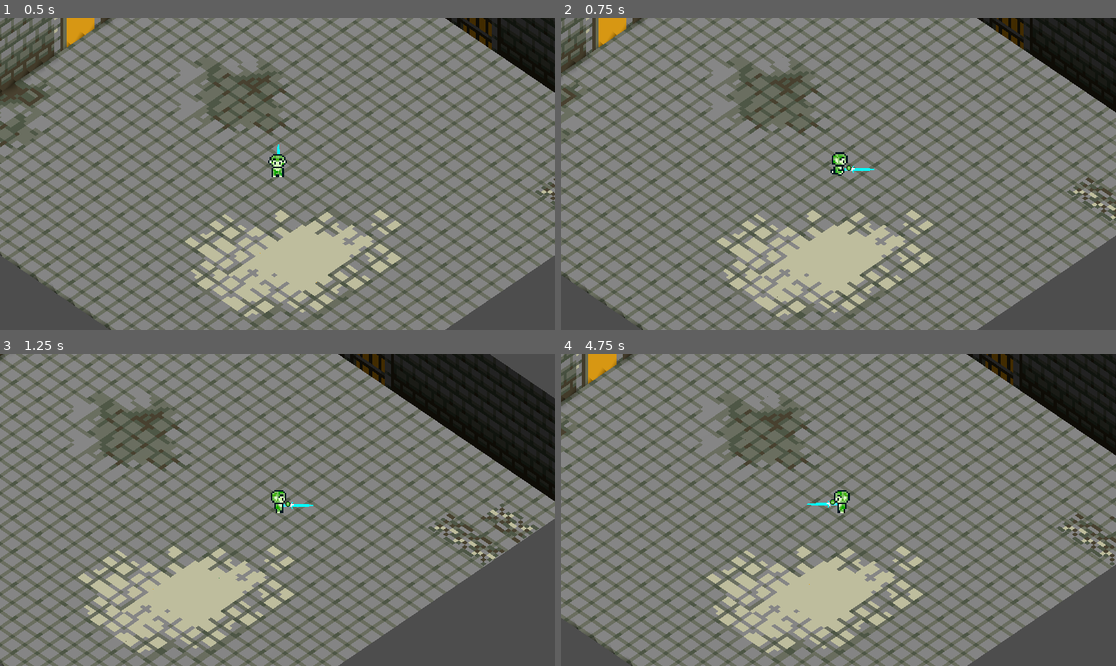
Above: before the commit, frames 1-4 (two rows, left to right).
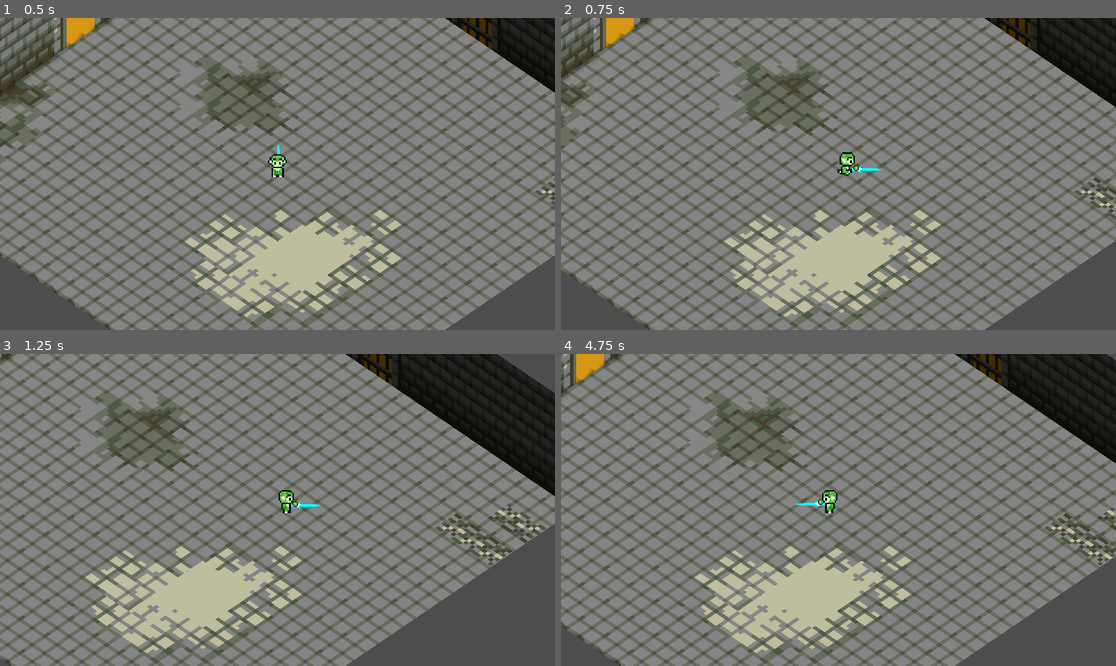
Above: after the commit, the same moments.

Repository: karuBeL/Diplomna
Game: Godot game, scene res://World/level.tscn
The game is run twice, just before and just after one commit, with the same random seed, the same clock (stepped at 60 frames per second) and the same inputs. This scene is started directly instead of the project's main scene.
Inputs (mouse positions are in pixels of both pictures, inside the frame that each line leads up to):
- Up to frame 1 (0.5 s): no input
- Up to frame 2 (0.75 s): tap Enter at 0.5 s; move the mouse to (960, 158) at 0.52 s; hold D (move_right) from 0.53 s (still down); tap 1 (ability_1) at 0.6 s
- Up to frame 3 (1.25 s): keep holding D (move_right)
- Up to frame 4 (4.75 s): move the mouse to (727, 525) at 1.27 s; release D (move_right) at 1.28 s; hold S (move_backward) 1.28-2.03 s; tap one key every 0.75 s from 1.35 s: 2 (ability_2) 3 (ability_3) 1 (ability_1) 2 (ability_2) 3 (ability_3); move the mouse to (894, 441) at 2.02 s; hold D (move_right) 2.03-2.78 s; move the mouse to (810, 572) at 2.77 s; hold W (move_forward) 2.78-3.53 s; move the mouse to (1005, 556) at 3.52 s; hold A (move_left) from 3.53 s (still down); move the mouse to (672, 463) at 4.27 s

Frame 1 is identical in both runs. In frame 2, 58% of the frame differs, in the area x 0-100%, y 0-100%; in frame 3, 53%; in frame 4, 58%.
Error in both runs: Unable to iterate on object of type 'Nil'. (res://Entities/Player/player.gd:12)

Commit message:
Slightly better camera

Diff:
--- a/Entities/Player/Camera/CameraPlayer.gd
+++ b/Entities/Player/Camera/CameraPlayer.gd
@@ -2,17 +2,17 @@
 
 @onready var player = $".." as EntityClass
 
-const Kp = 5 #proportional gain
+const Kp = 10 #proportional gain
 func _physics_process(_delta):
 	var distance = global_position.distance_to(Vector3(player.global_position.x, 0, player.global_position.z))
-
+	print(distance)
 	var error_vector = Vector3(player.global_position.x - global_position.x, 0.0, player.global_position.z - global_position.z)
 	if (abs(error_vector.x) < 0.1):
 		error_vector.x = 0
 	if (abs(error_vector.z) < 0.1):
 		error_vector.z = 0
-	var control_output = Kp * distance
+
+	var control_output = Kp * (distance + 1)
 	var control_velocity = control_output * error_vector
-	velocity = control_velocity + player.velocity
-	print(distance)
+	velocity = control_velocity
 	move_and_slide()
